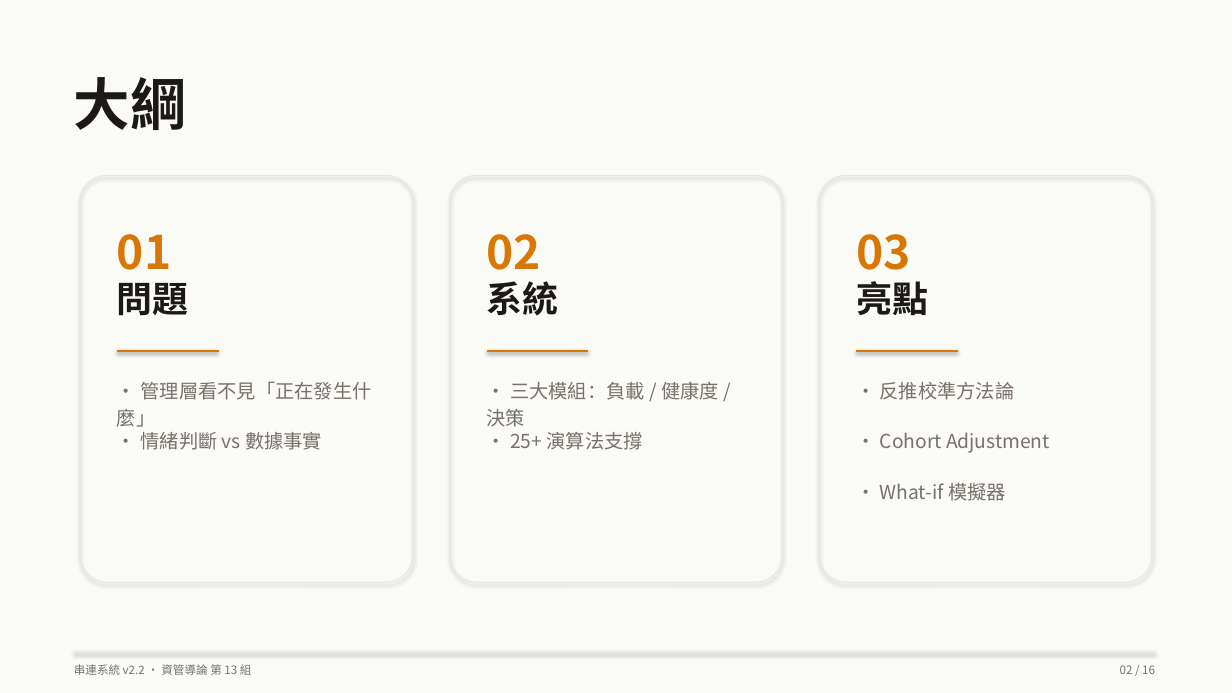
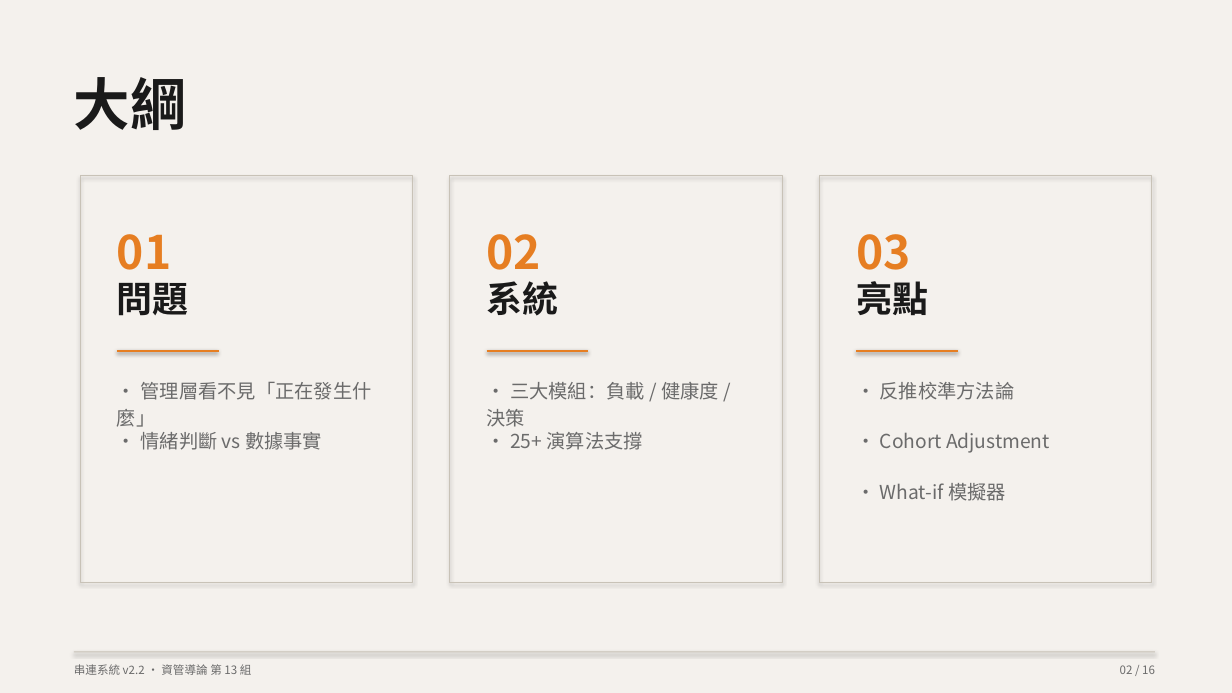
Before and after one commit to Peter2594/chuanlien-system-v2, a slide deck: slide 2 of docs/串連系統_簡報.pptx. Drawn at 1232x693 pixels with LibreOffice and Linux fonts; fonts in the diff are those of the drawing. Boxes give left, top, right and bottom in pixels: in the first picture for what was removed or moved away, otherwise in the second. Text is boxed around its words. In the diff, an @@ line names an element or a change of style, - is before the commit and + after.

```diff
--- a/docs/串連系統_簡報.pptx
+++ b/docs/串連系統_簡報.pptx
@@ rectangle at (0, 0, 1232, 693): fill #FAFAF7 to #F4F1ED @@
@@ rounded rectangle to rectangle; outline #E7E5E0 0.75 pt to #C8C2B7 0.75 pt in 3 elements at (80, 176, 413, 582), (450, 176, 783, 582), (820, 176, 1153, 582) @@
@@ text colour #D97706 to #E67E22 in 3 elements at (117, 234, 172, 270), (487, 234, 542, 270), (856, 234, 911, 270) @@
@@ text colour #1C1917 to #1A1A1A in 3 elements at (117, 283, 189, 315), (487, 281, 559, 316), (856, 281, 928, 316) @@
@@ line (117, 351) - (219, 351): stroke #D97706 2 pt to #E67E22 2 pt @@
@@ line (487, 351) - (589, 351): stroke #D97706 2 pt to #E67E22 2 pt @@
@@ line (857, 351) - (958, 351): stroke #D97706 2 pt to #E67E22 2 pt @@
@@ rectangle at (74, 652, 1155, 653): fill #E7E5E0 to #C8C2B7 @@
```
Also in this commit, not shown: 15 other slides changed, 1 other file.
